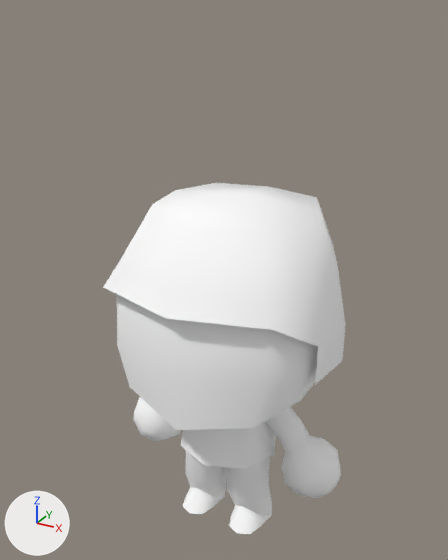
Before and after pictures for a commit that changed the glTF model assets/models/character/player_two.glb.
One viewpoint serves both versions: a 50 mm camera at (1.9, -4.36, 3.78) aimed at (-0.06, -0.79, 1.99). The axes (+X, +Y, +Z) are drawn at lower left. The lights are the same throughout. The older version comes first. Where no turn or scale is listed for an object, it has been applied to the vertices.

Names of what the first picture shows: 'p2_body', 'p2_helmet'.
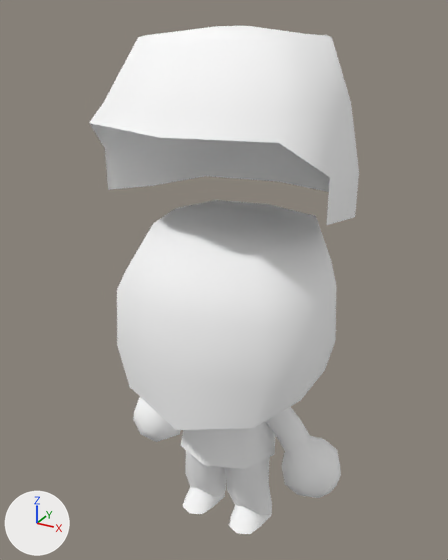
Where the newer file only moved an object's origin or applied its transform, the numbers keep the older frame.

Pixel boxes [x1, y1, x2, y2] of what changed, in the pictures (448 x 560 px):
'p2_helmet', moved: before [103, 183, 346, 385]; after [89, 26, 359, 225]

Patch to the scene script:
```diff
--- a/assets/models/character/player_two.glb.py
+++ b/assets/models/character/player_two.glb.py
@@ ob_p2_helmet @@
 ob_p2_helmet = bpy.data.objects.new('p2_helmet', me_mesh_002)
-ob_p2_helmet.location = (0.005, -0.801, 2.236)
+ob_p2_helmet.location = (0.005, -0.801, 3.307)
```
